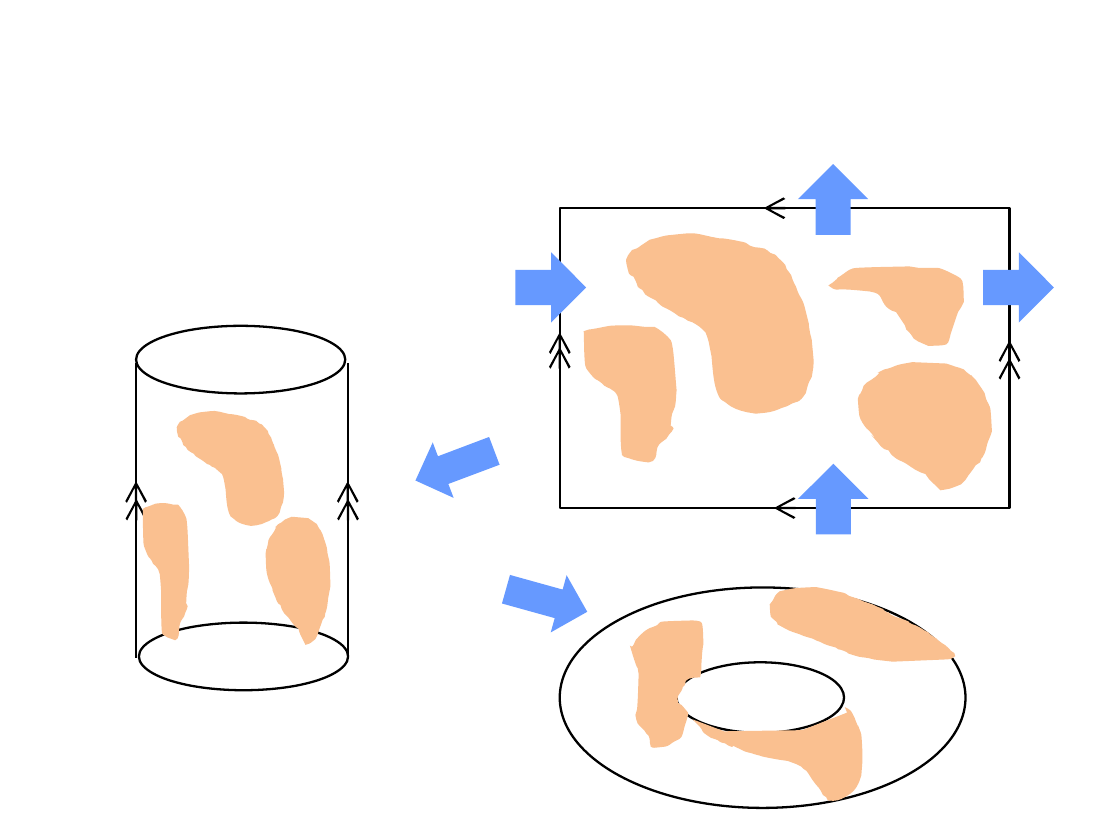
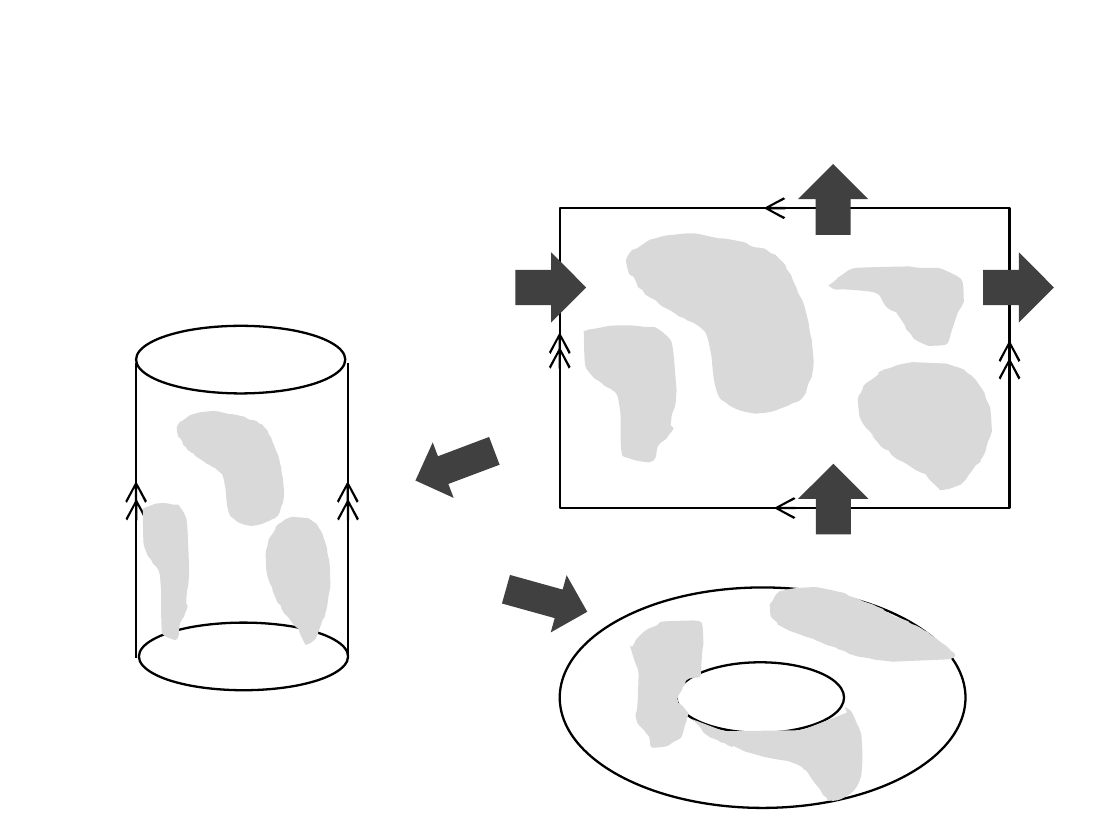
Before and after one commit to herumi/ango-src, a slide deck: slide 1 of img/dq3-2.pptx. Drawn at 1120x840 pixels with LibreOffice and Linux fonts; fonts in the diff are those of the drawing. Boxes give left, top, right and bottom in pixels: in the first picture for what was removed or moved away, otherwise in the second. Text is boxed around its words. In the diff, an @@ line names an element or a change of style, - is before the commit and + after.

```diff
--- a/img/dq3-2.pptx
+++ b/img/dq3-2.pptx
@@ fill #FAC090 to #D9D9D9 in 10 elements at (585,325,676,461), (627,233,815,414), (829,267,965,347), (858,363,992,491), (177,412,284,526), (692,708,862,802), (629,620,703,748), (771,587,956,661), (267,517,332,645), (143,504,190,641) @@
@@ fill #6699FF to #404040 in 6 elements at (404,424,505,510), (515,253,587,323), (983,253,1055,323), (799,463,868,534), (799,162,868,234), (497,561,596,642) @@
```
Also in this commit, not shown: 28 other files.
